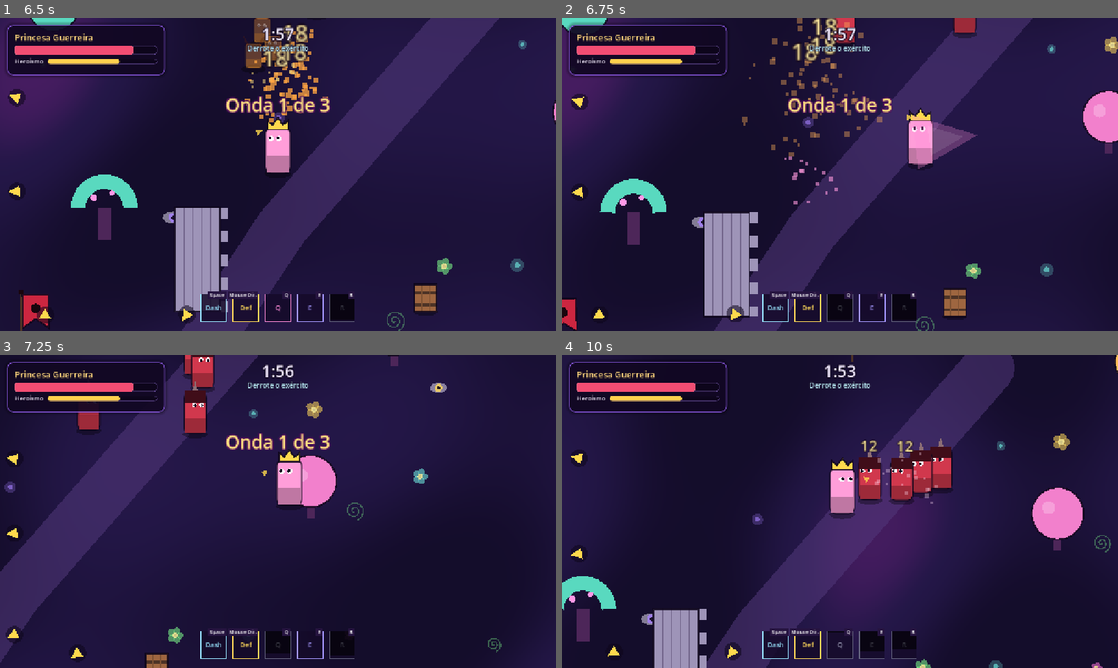
Above: before the commit, frames 1-4 (two rows, left to right).
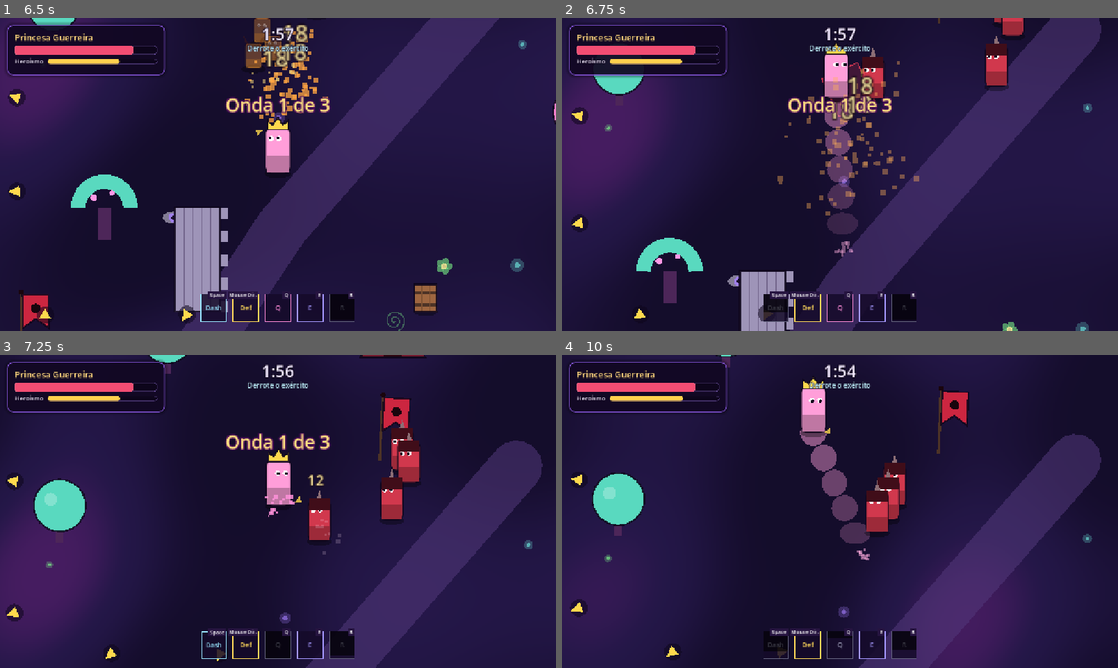
Above: after the commit, the same moments.

Repository: Nevek20/GameJam
Game: Godot game, scene res://tests/flow_test.tscn
Same seed, same stepped clock (60 frames per second), same inputs: the game is played once before the commit and once after it. This scene is started directly instead of the project's main scene.
Inputs (mouse positions are in pixels of both pictures, inside the frame that each line leads up to):
- Up to frame 1 (6.5 s): tap Enter (confirm) at 0.5, 3.6 s; move the mouse to (400, 158) at 0.52 s; hold D (move_right) 0.53-1.28 s; click (400, 158) at 0.6 s; tap Space (dash) at 0.8, 1.35, 3.05, 4.35, 5.3 s; move the mouse to (166, 190) at 1.27 s; hold S (move_down) 1.28-2.03 s; right-click (166, 190) at 1.55 s; move the mouse to (333, 105) at 2.02 s; hold D (move_right) 2.03-2.78 s; right-click (333, 105) at 2.1 s; click (333, 105) at 2.3 s; move the mouse to (250, 237) at 2.77 s; hold W (move_up) 2.78-3.53 s; click (250, 237) at 2.85 s; move the mouse to (444, 221) at 3.52 s; hold A (move_left) 3.53-5.03 s; right-click (444, 221) at 3.8 s; move the mouse to (111, 127) at 4.27 s; click (111, 127) at 4.55 s; move the mouse to (305, 174) at 5.02 s; hold S (move_down) 5.03-5.78 s; right-click (305, 174) at 5.1 s; click (305, 174) at 5.17 s; move the mouse to (194, 96) at 5.77 s; hold D (move_right) from 5.78 s (still down); tap R (ultimate) at 5.85 s; right-click (194, 96) at 6.05 s
- Up to frame 2 (6.75 s): move the mouse to (962, 158) at 6.52 s; release D (move_right) at 6.53 s; hold W (move_up) from 6.53 s (still down); click (962, 158) at 6.6 s
- Up to frame 3 (7.25 s): keep holding W (move_up)
- Up to frame 4 (10 s): move the mouse to (728, 527) at 7.27 s; release W (move_up) at 7.28 s; hold D (move_right) 7.28-8.03 s; tap Space (dash) at 7.35, 9.8 s; click (728, 527) at 7.42 s; move the mouse to (895, 442) at 8.02 s; hold S (move_down) 8.03-8.78 s; right-click (895, 442) at 8.1 s; move the mouse to (812, 574) at 8.77 s; hold A (move_left) 8.78-9.53 s; click (812, 574) at 8.85 s; move the mouse to (1006, 558) at 9.52 s; hold W (move_up) from 9.53 s (still down); tap Enter (confirm) at 9.6 s; click (1006, 558) at 9.67 s

Frame 1 is identical in both runs. In frame 2, 38% of the frame differs, in the area x 0-100%, y 0-100%; in frame 3, 33%; in frame 4, 44%.

Commit message:
Seção 5: dash de ataque compartilhado (elite, boss e Q da Princesa)
DashAttackAbility: telegraph no chão (faixa com direção e alcance) que segue
o alvo e trava no fim, dash de distância fixa com curva rápida->lenta (hitbox
só durante o dash), recuperação parada e vulnerável e cooldown. Cada um tem
seu .tres (princess/dash_slash, enemies/elite_lunge, enemies/boss_lunge).
O jogador humano não tem telegraph: o dash sai na direção da mira na hora.
Teste: a curva percorre exatamente a distância configurada.

Co-Authored-By: Claude Opus 5.5 <noreply@anthropic.com>
Claude-Session: https://claude.ai/code/session_01WMJahGCEKhVPJxPKMYELds

Diff:
--- a/resources/abilities/enemies/boss_lunge.tres
+++ b/resources/abilities/enemies/boss_lunge.tres
@@ -1,33 +1,27 @@
-[gd_resource type="Resource" script_class="ShapeAbility" format=3]
+[gd_resource type="Resource" script_class="DashAttackAbility" format=3]
 
-[ext_resource type="Script" path="res://scripts/abilities/shape_ability.gd" id="1_j1cja"]
+[ext_resource type="Script" path="res://scripts/abilities/dash_attack_ability.gd" id="1_dash"]
 
 [resource]
-script = ExtResource("1_j1cja")
+script = ExtResource("1_dash")
+dash_distance = 260.0
+ease_power = 2.0
+skip_telegraph_for_player = true
+telegraph_color = Color(1, 0.3, 0.35, 1)
 shape = 1
-size = Vector2(125, 104)
+size = Vector2(120, 100)
 forward_offset = 44.0
-style = 0
-follow_caster = true
-follow_aim = false
-lunge_distance = 340.0
-orbit_radius = 0.0
-orbit_speed = 0.0
-rehit_interval = 0.0
 id = &"boss_lunge"
 color = Color(1, 0.3, 0.35, 0.85)
 damage = 24.0
 knockback = 420.0
-juice_level = 0
+juice_level = 1
 hit_juice_level = 1
-parryable = true
-cooldown = 3.0
-windup = 0.65
-active_time = 0.2
-recovery = 0.5
-move_multiplier = 0.4
-super_armor = false
-cancel_recovery = true
-ai_range = 420.0
+cooldown = 4.0
+windup = 0.7
+active_time = 0.28
+recovery = 0.8
+move_multiplier = 0.0
+cancel_recovery = false
+ai_range = 360.0
 sfx_cast = &""
-sfx_hit = &"hit"
--- a/resources/abilities/enemies/elite_lunge.tres
+++ b/resources/abilities/enemies/elite_lunge.tres
@@ -1,33 +1,27 @@
-[gd_resource type="Resource" script_class="ShapeAbility" format=3]
+[gd_resource type="Resource" script_class="DashAttackAbility" format=3]
 
-[ext_resource type="Script" path="res://scripts/abilities/shape_ability.gd" id="1_s7dwe"]
+[ext_resource type="Script" path="res://scripts/abilities/dash_attack_ability.gd" id="1_dash"]
 
 [resource]
-script = ExtResource("1_s7dwe")
+script = ExtResource("1_dash")
+dash_distance = 170.0
+ease_power = 2.0
+skip_telegraph_for_player = true
+telegraph_color = Color(1, 0.3, 0.35, 1)
 shape = 1
-size = Vector2(90, 74)
-forward_offset = 40.0
-style = 0
-follow_caster = true
-follow_aim = false
-lunge_distance = 200.0
-orbit_radius = 0.0
-orbit_speed = 0.0
-rehit_interval = 0.0
+size = Vector2(84, 70)
+forward_offset = 36.0
 id = &"elite_lunge"
 color = Color(1, 0.3, 0.35, 0.85)
 damage = 18.0
 knockback = 340.0
-juice_level = 0
+juice_level = 1
 hit_juice_level = 1
-parryable = true
-cooldown = 3.0
+cooldown = 3.5
 windup = 0.6
-active_time = 0.18
-recovery = 0.4
-move_multiplier = 0.4
-super_armor = false
-cancel_recovery = true
-ai_range = 240.0
+active_time = 0.22
+recovery = 0.6
+move_multiplier = 0.0
+cancel_recovery = false
+ai_range = 230.0
 sfx_cast = &""
-sfx_hit = &"hit"
--- a/resources/abilities/princess/dash_slash.tres
+++ b/resources/abilities/princess/dash_slash.tres
@@ -1,33 +1,27 @@
-[gd_resource type="Resource" script_class="ShapeAbility" format=3]
+[gd_resource type="Resource" script_class="DashAttackAbility" format=3]
 
-[ext_resource type="Script" path="res://scripts/abilities/shape_ability.gd" id="1_odkcc"]
+[ext_resource type="Script" path="res://scripts/abilities/dash_attack_ability.gd" id="1_dash"]
 
 [resource]
-script = ExtResource("1_odkcc")
+script = ExtResource("1_dash")
+dash_distance = 170.0
+ease_power = 2.0
+skip_telegraph_for_player = true
+telegraph_color = Color(1, 0.55, 0.85, 1)
 shape = 1
-size = Vector2(96, 84)
-forward_offset = 40.0
-style = 0
-follow_caster = true
-follow_aim = false
-lunge_distance = 240.0
-orbit_radius = 0.0
-orbit_speed = 0.0
-rehit_interval = 0.0
+size = Vector2(90, 80)
+forward_offset = 36.0
 id = &"dash_slash"
 color = Color(1, 0.55, 0.85, 0.85)
 damage = 26.0
 knockback = 330.0
 juice_level = 1
 hit_juice_level = 1
-parryable = true
 cooldown = 3.5
-windup = 0.06
-active_time = 0.16
-recovery = 0.18
+windup = 0.5
+active_time = 0.18
+recovery = 0.15
 move_multiplier = 0.0
-super_armor = false
 cancel_recovery = true
-ai_range = 260.0
+ai_range = 230.0
 sfx_cast = &"skill_dash_slash"
-sfx_hit = &"hit"
--- a/scripts/abilities/ability.gd
+++ b/scripts/abilities/ability.gd
@@ -48,6 +48,16 @@
 
 # --- Ganchos da Strategy (sobrescrever nas subclasses) ---
 
+## Duração da anticipação para este lançador (o dash de ataque zera para o jogador).
+func get_windup(_caster: AbilityCaster) -> float:
+	return windup
+
+
+## Se true, a mira segue o alvo durante a anticipação e só trava no fim dela.
+func tracks_aim_during_windup() -> bool:
+	return false
+
+
 func begin_windup(_caster: AbilityCaster) -> void:
 	pass
 
--- /dev/null
+++ b/scripts/abilities/dash_attack_ability.gd
@@ -0,0 +1,61 @@
+class_name DashAttackAbility
+extends ShapeAbility
+## Dash de ataque compartilhado (elite, boss e Q da Princesa). Cada um tem seu .tres.
+## Fases: telegraph (= windup) -> dash (= fase ativa) -> recuperação (parado e vulnerável).
+## - Telegraph: mostra no chão a direção e o alcance; a mira acompanha o alvo e TRAVA no fim.
+## - Dash: distância fixa, curva simples (rápido no começo, desacelera no fim).
+##   A hitbox (forma do ShapeAbility) só existe durante o dash e anda junto.
+## - Jogador humano: sem telegraph, sai na direção da mira no momento do aperto.
+
+@export_group("Dash de ataque")
+## Distância total do dash (pixels, multiplicada pela escala do personagem).
+@export var dash_distance: float = 180.0
+## Curva: 1 = velocidade constante; 2 ou mais = começa rápido e desacelera.
+@export var ease_power: float = 2.0
+## Controlado pelo jogador: pula o telegraph (dash imediato na direção da mira).
+@export var skip_telegraph_for_player: bool = true
+## Durante o telegraph a direção segue o alvo; trava no fim do telegraph.
+@export var track_target_during_telegraph: bool = true
+@export var telegraph_color: Color = Color(1, 0.3, 0.35, 1)
+
+
+## Duração da anticipação para este lançador (0 para o jogador humano).
+func get_windup(caster: AbilityCaster) -> float:
+	if skip_telegraph_for_player and caster.actor and caster.actor.has_method(&"is_human") \
+			and caster.actor.call(&"is_human"):
+		return 0.0
+	return windup
+
+
+func tracks_aim_during_windup() -> bool:
+	return track_target_during_telegraph
+
+
+func active_physics(caster: AbilityCaster, _delta: float) -> void:
+	if active_time <= 0.0:
+		return
+	var speed := speed_at(caster.phase_progress(), dash_distance * caster.geometry_scale, ease_power, active_time)
+	caster.set_forced_velocity(caster.aim_dir * speed)
+
+
+## Velocidade no instante u (0 a 1) do dash. Posição p(u) = d * (1 - (1 - u)^n),
+## então a soma da velocidade ao longo do dash é exatamente a distância d.
+static func speed_at(u: float, distance: float, power: float, duration: float) -> float:
+	var n := maxf(power, 1.0)
+	return distance * n * pow(clampf(1.0 - u, 0.0, 1.0), n - 1.0) / maxf(duration, 0.001)
+
+
+## Telegraph: faixa no chão do tamanho do dash, enchendo até travar.
+func draw_telegraph(canvas: CanvasItem, aim: Vector2, progress: float, _tint: Color) -> void:
+	var k := AbilityCaster.scale_of(canvas)
+	var length := (dash_distance + forward_offset + size.x * 0.5) * k
+	var width := size.y * k
+	canvas.draw_set_transform(Vector2.ZERO, aim.angle(), Vector2.ONE)
+	canvas.draw_rect(Rect2(Vector2(0, -width * 0.5), Vector2(length, width)), Color(telegraph_color, 0.16))
+	canvas.draw_rect(Rect2(Vector2(0, -width * 0.5), Vector2(length * progress, width)), Color(telegraph_color, 0.35))
+	canvas.draw_rect(Rect2(Vector2(0, -width * 0.5), Vector2(length, width)), Color(telegraph_color, 0.8), false, 2.0)
+	# Seta na ponta.
+	var tip := Vector2(length, 0)
+	canvas.draw_colored_polygon(PackedVector2Array([tip + Vector2(14, 0), tip + Vector2(-8, -width * 0.5), tip + Vector2(-8, width * 0.5)]),
+		Color(telegraph_color, 0.9))
+	canvas.draw_set_transform(Vector2.ZERO, 0.0, Vector2.ONE)
--- a/scripts/components/ability_caster.gd
+++ b/scripts/components/ability_caster.gd
@@ -47,6 +47,11 @@
 
 func in_recovery() -> bool:
 	return phase == Phase.RECOVERY
+
+
+## A mira ainda pode mudar (anticipação de habilidade que segue o alvo).
+func is_aim_tracking() -> bool:
+	return phase == Phase.WINDUP and current != null and current.tracks_aim_during_windup()
 
 
 func can_cancel() -> bool:
@@ -82,7 +87,7 @@
 	var cd := ability.cooldown * cooldown_multiplier
 	_cooldowns[ability] = cd
 	_cooldown_totals[ability] = cd
-	_enter(Phase.WINDUP, ability.windup * windup_multiplier)
+	_enter(Phase.WINDUP, ability.get_windup(self) * windup_multiplier)
 	ability.begin_windup(self)
 	cast_started.emit(ability)
 	if ability.sfx_cast != &"":
--- a/scripts/enemies/enemy.gd
+++ b/scripts/enemies/enemy.gd
@@ -201,7 +201,7 @@
 	if blocked:
 		guard.parry_flash()
 		return
-	if stats.armor_while_attacking and caster.is_casting():
+	if stats.armor_while_attacking and caster.is_casting() and not caster.in_recovery():
 		return
 	if state_machine.is_in(&"Roar"):
 		return
--- a/scripts/enemies/states/enemy_attack.gd
+++ b/scripts/enemies/states/enemy_attack.gd
@@ -31,6 +31,10 @@
 		if cfg:
 			enemy.visual.squash(cfg.squash_attack)
 	_was_active = active
+	# Dash de ataque: a direção segue o alvo no telegraph e trava no fim dele.
+	if enemy.caster.is_aim_tracking() and enemy.has_valid_target():
+		enemy.caster.set_aim(enemy.global_position.direction_to(enemy.target.global_position))
+		enemy.caster.queue_redraw()
 	if enemy.caster.has_forced_velocity():
 		enemy.movement.move_with_velocity(enemy.caster.get_forced_velocity())
 	else:
--- a/scripts/player/player.gd
+++ b/scripts/player/player.gd
@@ -61,7 +61,8 @@
 	collision_mask = Team.body_mask(side)
 	hurtbox.set_team(side)
 	caster.setup(self, side)
-	caster.show_telegraph = side == Team.Faction.FOES
+	# Telegraph visível para todo personagem controlado pela IA (boss ou ajudante).
+	caster.show_telegraph = side == Team.Faction.FOES or not new_controller.is_human()
 	caster.damage_multiplier = profile.damage_multiplier if profile else 1.0
 	caster.windup_multiplier = profile.windup_multiplier if profile else 1.0
 	caster.cooldown_multiplier = profile.cooldown_multiplier if profile else 1.0
@@ -182,9 +183,10 @@
 	_update_cast_aim(delta)
 
 
-# A mira de um ataque fica travada ao lançar; só o feixe acompanha a mira.
+# A mira de um ataque fica travada ao lançar; só o feixe acompanha a mira
+# e o dash de ataque segue o alvo durante o telegraph (trava no fim).
 func _update_cast_aim(delta: float) -> void:
-	if not caster.is_casting():
+	if not caster.is_casting() or caster.is_aim_tracking():
 		caster.set_aim(aim_dir)
 		return
 	var shape := caster.current as ShapeAbility
--- a/tests/test_runner.gd
+++ b/tests/test_runner.gd
@@ -9,6 +9,7 @@
 func _ready() -> void:
 	_test_boss_selector()
 	_test_endings()
+	_test_dash_curve()
 	_test_reputation()
 	_test_texts()
 	_load_everything("res://")
@@ -43,6 +44,21 @@
 	# c) ambos aliados
 	s = BossSelector.select(&"p1", &"p2", true, true, true)
 	check(s.kind == K.KNIGHT_KINGDOM_SKIN and s.double_alliance and s.player_id == &"p2", "c) aliança dupla")
+
+
+func _test_dash_curve() -> void:
+	# A distância percorrida (soma da velocidade) tem que bater com dash_distance.
+	for power: float in [1.0, 2.0, 3.0]:
+		var traveled := 0.0
+		var steps := 1000
+		var duration := 0.2
+		for i in steps:
+			var u := (float(i) + 0.5) / float(steps)
+			traveled += DashAttackAbility.speed_at(u, 180.0, power, duration) * duration / float(steps)
+		check(absf(traveled - 180.0) < 0.5, "dash percorre a distância exata (curva %d)" % int(power))
+	var start := DashAttackAbility.speed_at(0.0, 180.0, 2.0, 0.2)
+	var end := DashAttackAbility.speed_at(0.95, 180.0, 2.0, 0.2)
+	check(start > end * 5.0, "dash começa rápido e desacelera")
 
 
 func _test_endings() -> void:
Not shown, added: scripts/abilities/dash_attack_ability.gd.uid
